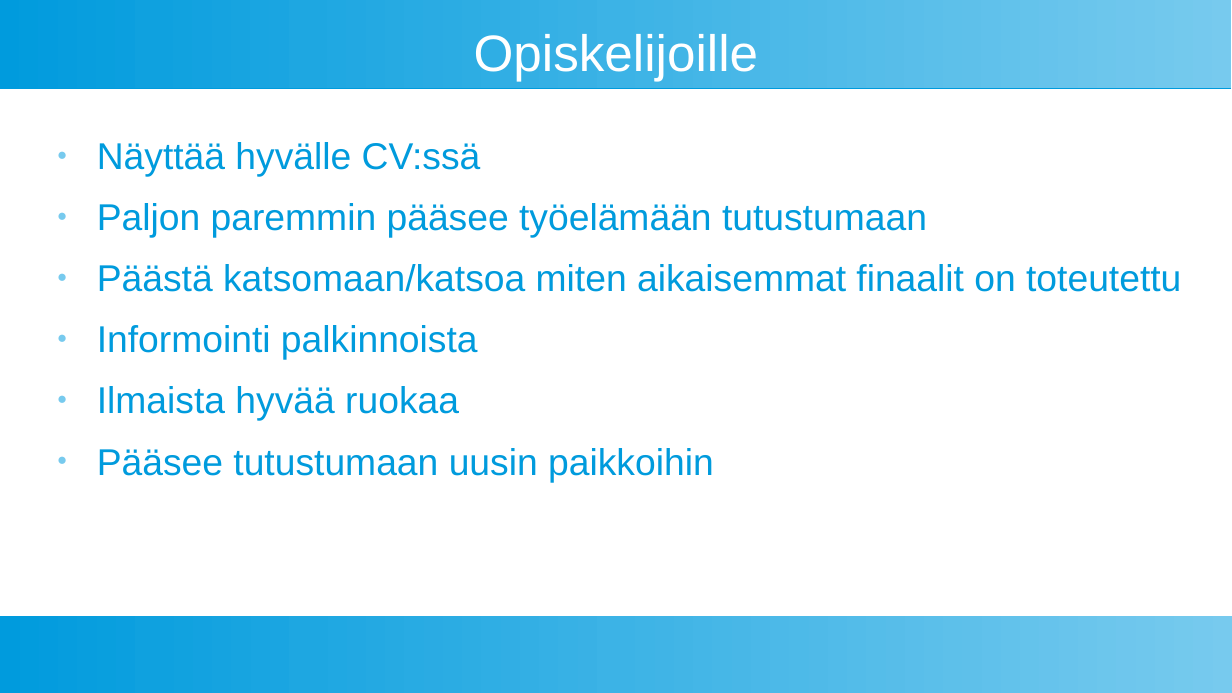
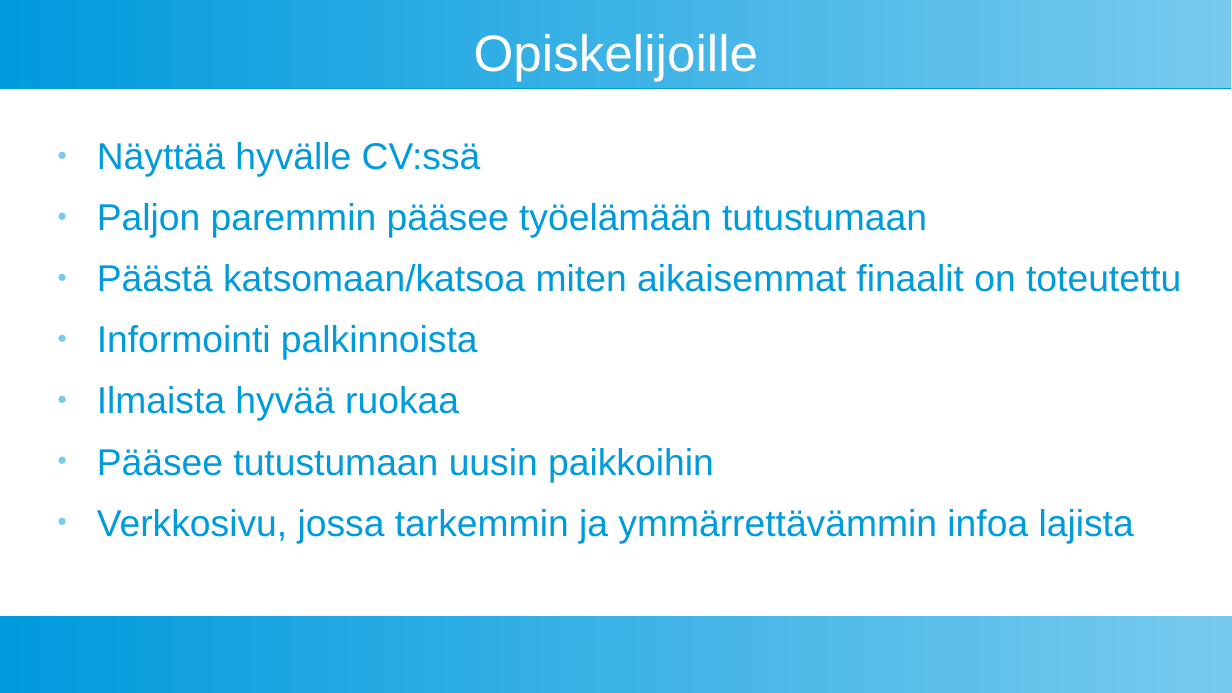
Before and after one commit to Taitaja2022/NicoHeinola_Finaalitehtava, a slide deck: slide 4 of ryhma/suunnitelma.odp. Drawn at 1232x693 pixels with LibreOffice and Linux fonts; fonts in the diff are those of the drawing. Boxes give left, top, right and bottom in pixels: in the first picture for what was removed or moved away, otherwise in the second. Text is boxed around its words. In the diff, an @@ line names an element or a change of style, - is before the commit and + after.

Commit message:
yes

```diff
--- a/ryhma/suunnitelma.odp
+++ b/ryhma/suunnitelma.odp
@@ text at <box>97,509,1134,543</box>: paragraph added @@
+● Verkkosivu, jossa tarkemmin ja ymmärrettävämmin infoa lajista
```
